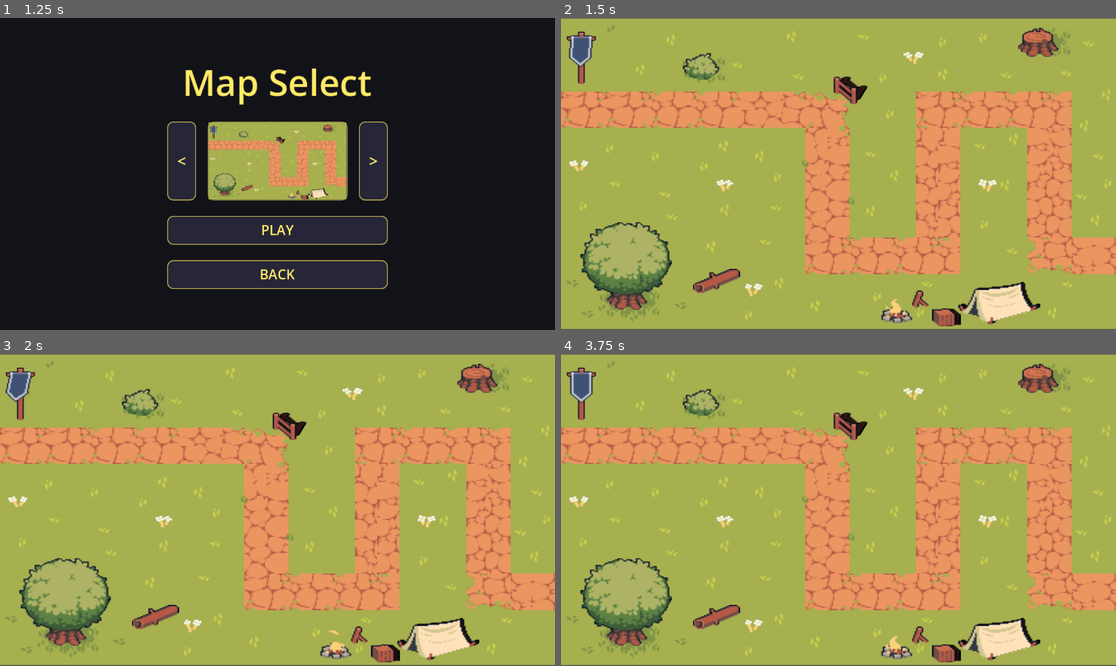
Above: before the commit, frames 1-4 (two rows, left to right).
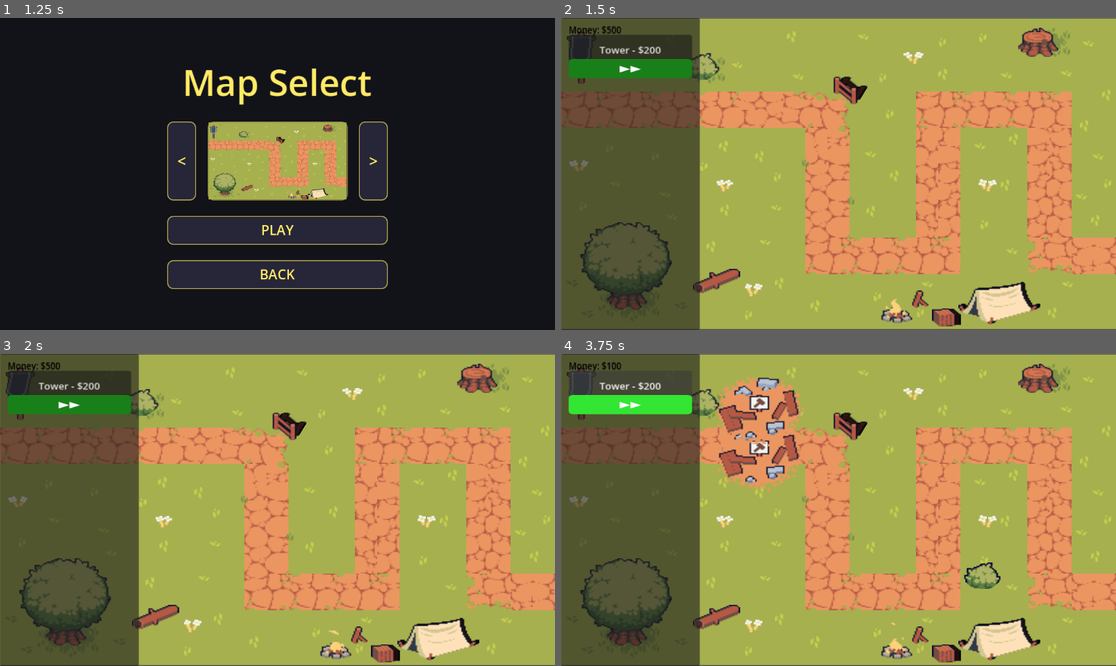
Above: after the commit, the same moments.

Repository: Matthewfrogman/Battle_towers
Game: Godot game, scene res://scenes/main_menu.tscn
Two runs of this game, one before a commit and one after it. Both use one fixed random seed, a clock stepped at 60 frames per second and the inputs below.
Inputs (mouse positions are in pixels of both pictures, inside the frame that each line leads up to):
- Up to frame 1 (1.25 s): click "PLAY" at 0.5 s
- Up to frame 2 (1.5 s): click "PLAY" at 1.25 s
- Up to frame 3 (2 s): no input
- Up to frame 4 (3.75 s): click (633, 385) at 2 s, where only the run after the commit has a clickable "Tower - $200"; click (633, 403) at 2.75 s, where only the run after the commit has a clickable "▶▶"; click (633, 385) at 3.5 s, where only the run after the commit has a clickable "Tower - $200"

Frame 1 is identical in both runs. In frame 2, 25% of the frame differs, in the area x 0-26%, y 0-100%; in frame 3, 25%; in frame 4, 29%, in the area x 0-80%, y 0-100%.

Commit message:
Added shop, fast foward button

Diff:
--- a/Map_1.tscn
+++ b/Map_1.tscn
@@ -28,6 +28,7 @@
 [ext_resource type="Texture2D" uid="uid://cqe62olbslc4r" path="res://sheets/free-fields-tileset-pixel-art-for-tower-defense/2 Objects/6 Flower/7.png" id="26_ha0t5"]
 [ext_resource type="Texture2D" uid="uid://b0mmlh1bo6kkb" path="res://sheets/free-fields-tileset-pixel-art-for-tower-defense/2 Objects/1 Shadow/3.png" id="27_yrcjl"]
 [ext_resource type="Texture2D" uid="uid://bmai44na21eku" path="res://sheets/free-fields-tileset-pixel-art-for-tower-defense/2 Objects/2 Fence/6.png" id="28_kin0c"]
+[ext_resource type="PackedScene" uid="uid://7c5fgd6cuy2o" path="res://scenes/shop.tscn" id="29_yqntx"]
 
 [sub_resource type="TileSetAtlasSource" id="TileSetAtlasSource_aiixn"]
 texture = ExtResource("1_dgbw2")
@@ -401,7 +402,7 @@
 "speed": 5.0
 }]
 
-[node name="TileMap" type="TileMap" unique_id=832691158]
+[node name="Map_1" type="TileMap" unique_id=832691158]
 position = Vector2(0, -37)
 scale = Vector2(2.88, 2.37)
 tile_set = SubResource("TileSet_a55ak")
@@ -778,3 +779,5 @@
 [node name="79" type="Sprite2D" parent="." unique_id=1089521552]
 position = Vector2(259, 262)
 texture = ExtResource("28_kin0c")
+
+[node name="CanvasLayer" parent="." unique_id=444425766 instance=ExtResource("29_yqntx")]
--- a/Towers/tower.gd
+++ b/Towers/tower.gd
@@ -1,28 +1,23 @@
 class_name Tower extends Area2D
-
-# VVV all the different objects here VVV
 #the cooldown timer
 @onready var timer = get_node("Cooldown Timer")
 #the range area2D
 @onready var range_scene = get_node("Range")
 #a reference to the bullet/projectile it instantiates
 var bullet_scene: PackedScene = preload("res://Towers/Bullets/bullet.tscn")
-
 # VVV things that'll change between towers VVV
 #the radius of where it can shoot
 @export var range: int
 #the time it takes to shoot
 @export var cooldown: float = 5.0
 @export var attack: int = 5
-
 var canshoot = false
 #either hover or placed. If its hovering itll follow the mouse, otherwise itll shoot
 var mode = "hover"
-
-
 func _ready() -> void:
 	timer.wait_time = cooldown
-
+	mode = "hover"
+	position = get_global_mouse_position()
 func _process(delta: float) -> void:
 	#if there is an enemy in range, and cooldown is less/equal to 0, shoot
 	if mode == "hover":
@@ -32,11 +27,9 @@
 	if mode == "placed":
 		#get the difference between x and y coords with the closest enemy
 		#gives us an angle in radians!!
-		var angle: float
+		var angle: float = 0.0
 		if canshoot == true:
 			shoot(delta, 10, angle, "straight")
-
-
 #PLANS FOR THIS:
 #shoot(eventually some other name) controls the direction and amount
 #of each bullet, and also the angles
@@ -45,18 +38,14 @@
 	#straight will shoot the bullets parallel, and angled wont
 	if angle_mode == "straight":
 		#same vector
-
 		var adj = speed * cos(angle)
 		var opp = speed * sin(angle)
-
 		for shots in 5:
 			print("blast")
 			shoot2(Vector2(adj*delta, opp*delta), position)
 		#change the mode AGAIN based on if its even or odd
-
 	if angle_mode == "angled":
 		pass
-
 func shoot2(move: Vector2, pos: Vector2):
 	var bullet = bullet_scene.instantiate()
 	add_child(bullet)
@@ -64,7 +53,5 @@
 	bullet.damage = attack
 	bullet.move = move
 	canshoot = false
-
-
 func _timer_timeout() -> void:
 	canshoot = true
--- /dev/null
+++ b/scenes/shop.gd
@@ -0,0 +1,77 @@
+extends CanvasLayer
+var money = 500
+var tower_scene = preload("res://Towers/tower.tscn")
+var fast_forward = false
+var ff_button = null
+
+func _ready():
+	var panel = $Panel
+
+	var label = $Panel/MoneyLabel
+	label.text = "Money: $500"
+	label.set_anchors_and_offsets_preset(Control.PRESET_TOP_LEFT)
+	label.offset_left = 10
+	label.offset_top = 10
+	label.add_theme_font_size_override("font_size", 14)
+	label.add_theme_color_override("font_color", Color(0, 0, 0, 1))
+
+	var btn = $Panel/BuyTowerBtn
+	btn.text = "Tower - $200"
+	btn.set_anchors_and_offsets_preset(Control.PRESET_TOP_LEFT)
+	btn.offset_left = 10
+	btn.offset_top = 35
+	btn.offset_right = 170
+	btn.offset_bottom = 75
+	btn.add_theme_font_size_override("font_size", 13)
+
+	ff_button = Button.new()
+	ff_button.text = "▶▶"
+	ff_button.set_anchors_and_offsets_preset(Control.PRESET_TOP_LEFT)
+	ff_button.offset_left = 10
+	ff_button.offset_top = 85
+	ff_button.offset_right = 170
+	ff_button.offset_bottom = 125
+	ff_button.add_theme_font_size_override("font_size", 18)
+	var ff_style = StyleBoxFlat.new()
+	ff_style.bg_color = Color(0.1, 0.5, 0.1, 1)
+	ff_style.set_corner_radius_all(6)
+	ff_button.add_theme_stylebox_override("normal", ff_style)
+	ff_button.add_theme_stylebox_override("hover", ff_style)
+	ff_button.add_theme_stylebox_override("pressed", ff_style)
+	ff_button.add_theme_color_override("font_color", Color(1, 1, 1, 1))
+	ff_button.pressed.connect(_on_ff_pressed)
+	panel.add_child(ff_button)
+
+func _on_ff_pressed():
+	fast_forward = !fast_forward
+	if fast_forward:
+		Engine.time_scale = 2.0
+		var style = StyleBoxFlat.new()
+		style.bg_color = Color(0.2, 0.9, 0.2, 1)
+		style.set_corner_radius_all(6)
+		ff_button.add_theme_stylebox_override("normal", style)
+		ff_button.add_theme_stylebox_override("hover", style)
+		ff_button.add_theme_stylebox_override("pressed", style)
+	else:
+		Engine.time_scale = 1.0
+		var style = StyleBoxFlat.new()
+		style.bg_color = Color(0.1, 0.5, 0.1, 1)
+		style.set_corner_radius_all(6)
+		ff_button.add_theme_stylebox_override("normal", style)
+		ff_button.add_theme_stylebox_override("hover", style)
+		ff_button.add_theme_stylebox_override("pressed", style)
+
+func _on_buy_tower_btn_pressed():
+	if money >= 200:
+		money -= 200
+		update_money_label()
+		var tower = tower_scene.instantiate()
+		get_tree().current_scene.add_child(tower)
+		tower.global_position = tower.get_global_mouse_position()
+
+func update_money_label():
+	$Panel/MoneyLabel.text = "Money: $" + str(money)
+
+func add_money(amount):
+	money += amount
+	update_money_label()
--- /dev/null
+++ b/scenes/shop.tscn
@@ -0,0 +1,34 @@
+[gd_scene format=3 uid="uid://7c5fgd6cuy2o"]
+
+[ext_resource type="Script" uid="uid://1ab0bg0ycdun" path="res://scenes/shop.gd" id="1_lx5au"]
+
+[node name="CanvasLayer" type="CanvasLayer" unique_id=444425766]
+script = ExtResource("1_lx5au")
+
+[node name="Panel" type="Panel" parent="." unique_id=458875383]
+anchors_preset = 9
+anchor_bottom = 1.0
+offset_right = 180.0
+grow_vertical = 2
+scale = Vector2(1.6000001, 1)
+
+[node name="MoneyLabel" type="Label" parent="Panel" unique_id=1939384034]
+layout_mode = 0
+offset_left = 53.124996
+offset_top = 6.0
+offset_right = 151.125
+offset_bottom = 29.0
+scale = Vector2(0.7981589, 1.4972688)
+theme_override_font_sizes/font_size = 16
+text = "Money: $150"
+
+[node name="BuyTowerBtn" type="Button" parent="Panel" unique_id=51804235]
+layout_mode = 0
+offset_left = 36.875
+offset_top = 100.99999
+offset_right = 138.875
+offset_bottom = 132.0
+scale = Vector2(1, 1.56)
+text = "Tower- $200"
+
+[connection signal="pressed" from="Panel/BuyTowerBtn" to="." method="_on_buy_tower_btn_pressed"]
Not shown: 1 places in scenes/enemy_direction_collider.tscn that only renumber resources
Not shown, added: scenes/shop.gd.uid
Not shown: 1 places in scenes/world_root.tscn that only renumber resources
Not shown, added: scenes/shop.tscn3639169587.tmp
